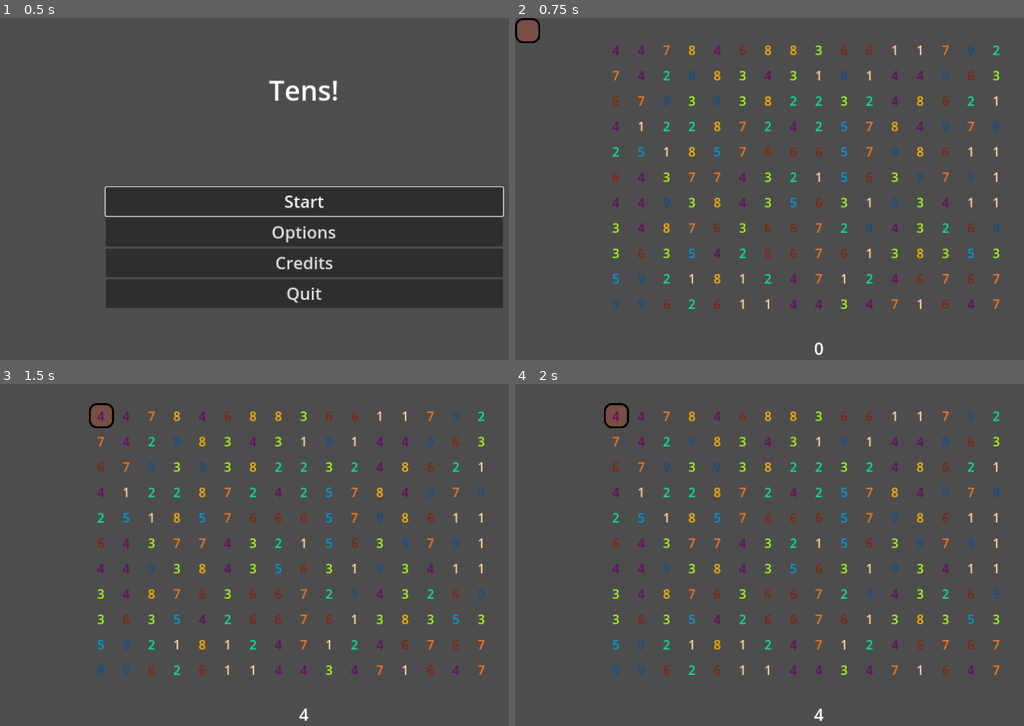
Above: before the commit, frames 1-4 (two rows, left to right).
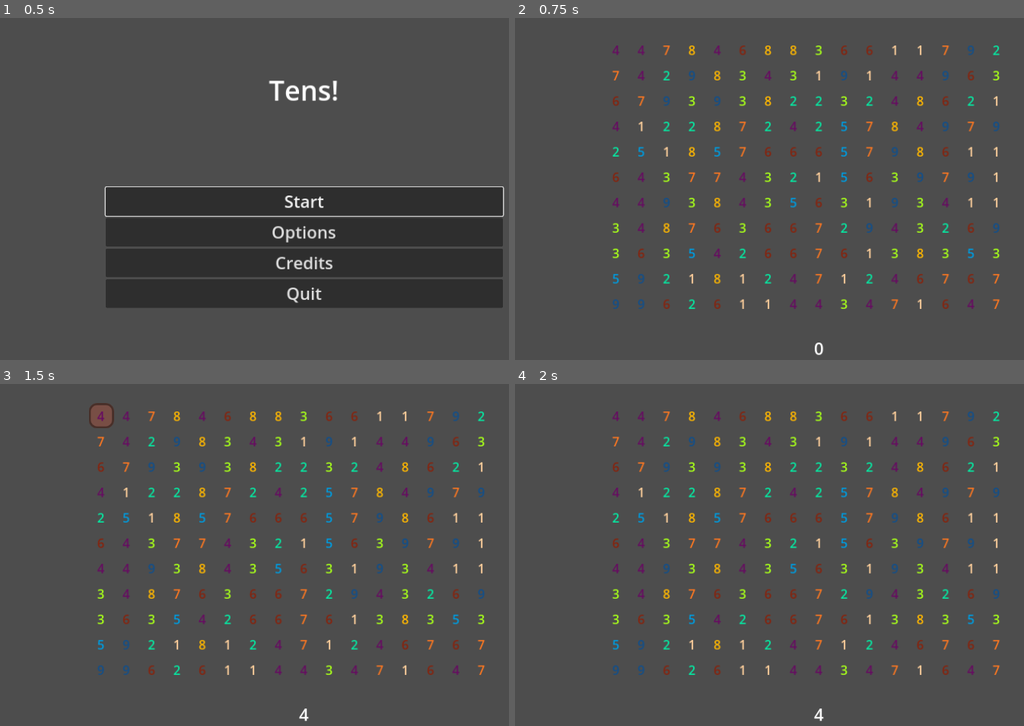
Above: after the commit, the same moments.

Repository: Yngwarr/tens
Game: Godot game, scene res://scenes/MainMenu.tscn
Same seed, same stepped clock (60 frames per second), same inputs: the game is played once before the commit and once after it.
Inputs (mouse positions are in pixels of both pictures, inside the frame that each line leads up to):
- Up to frame 1 (0.5 s): no input
- Up to frame 2 (0.75 s): click "Start" at 0.5 s
- Up to frame 3 (1.5 s): tap Enter at 1.25 s; move the mouse to (101, 414) at 1.27 s; click (101, 414) at 1.42 s
- Up to frame 4 (2 s): no input

Frame 1 is identical in both runs. In frame 2, 0.3% of the frame differs, in the area x 0-5%, y 0-8%; in frame 3, less than 0.1%; in frame 4, 0.3%.

Commit message:
hide highlight on release

Diff:
--- a/icon.svg
+++ b/icon.svg
@@ -7,6 +7,7 @@
         />
         <path
             d="m-16-32c-8.86 0-16 7.13-16 15.99v95.98c0 8.86 7.13 15.99 16 15.99h96c8.86 0 16-7.13 16-15.99v-95.98c0-8.85-7.14-15.99-16-15.99zm0 4h96c6.64 0 12 5.35 12 11.99v95.98c0 6.64-5.35 11.99-12 11.99h-96c-6.64 0-12-5.35-12-11.99v-95.98c0-6.64 5.36-11.99 12-11.99z"
+            fill-opacity=".4"
         />
     </g>
 </svg>
--- a/scenes/Game.tscn
+++ b/scenes/Game.tscn
@@ -184,6 +184,7 @@
 pause_screen = NodePath("../PauseMenu")
 
 [node name="Highlight" parent="." instance=ExtResource("9_20cip")]
+visible = false
 
 [node name="Grid" type="Node2D" parent="."]
 position = Vector2(576, 324)
--- a/scenes/NumberCell.tscn
+++ b/scenes/NumberCell.tscn
@@ -9,6 +9,7 @@
 script = ExtResource("1_4guiy")
 label = NodePath("Label")
 area = NodePath("Area2D")
+upper_limit = null
 
 [node name="Label" type="Label" parent="."]
 offset_left = -17.0
--- a/src/Game.gd
+++ b/src/Game.gd
@@ -17,7 +17,15 @@
 	pause_menu.modal_open.connect(pause_ctl.drop_next)
 	pause_menu.resume_pressed.connect(pause_ctl.unpause)
 	grid.highlight_changed.connect(highlight.resize)
+	grid.grabbed.connect(on_grabbed)
+	grid.released.connect(on_released)
 	highlight.sum_changed.connect(update_sum)
 
 func update_sum(value: int) -> void:
 	sum_label.text = str(value)
+
+func on_grabbed() -> void:
+	highlight.toggle(true)
+
+func on_released() -> void:
+	highlight.toggle(false)
--- a/src/Grid.gd
+++ b/src/Grid.gd
@@ -2,6 +2,8 @@
 extends Node2D
 
 signal highlight_changed(rect: Rect2)
+signal grabbed
+signal released
 
 @export var inner_node: PackedScene
 @export_range(0, 100) var width: int = 16
@@ -21,11 +23,23 @@
             node.moved_to.connect(on_cell_moved)
             add_child(node)
 
+func _input(event: InputEvent) -> void:
+    if not event is InputEventMouseButton:
+        return
+    if event.pressed:
+        return
+
+    on_released()
+
 func on_cell_pressed(cell: NumberCell) -> void:
     var pos := cell.global_position
     first_point = pos
     second_point = pos
     update_highlight()
+    grabbed.emit()
+
+func on_released() -> void:
+    released.emit()
 
 func on_cell_moved(cell: NumberCell) -> void:
     var pos := cell.global_position
--- a/src/Highlight.gd
+++ b/src/Highlight.gd
@@ -24,3 +24,6 @@
 
     collider.shape.size = rect.size - Vector2(8, 8)
     collider.position = rect.size / 2.
+
+func toggle(on: bool) -> void:
+    visible = on
--- a/src/Number.gd
+++ b/src/Number.gd
@@ -21,10 +21,9 @@
 	if event is InputEventMouseButton:
 		if event.button_index != MOUSE_BUTTON_LEFT:
 			return
-		if not event.pressed:
-			return
+		if event.pressed:
+			on_pressed()
 
-		on_pressed()
 	elif event is InputEventMouseMotion:
 		if Input.is_mouse_button_pressed(MOUSE_BUTTON_LEFT):
 			on_moved()
